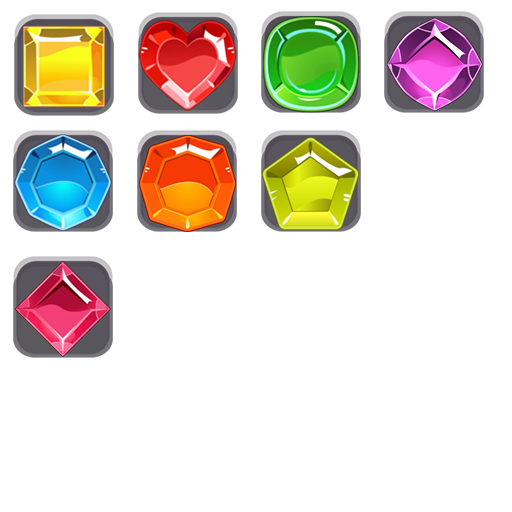
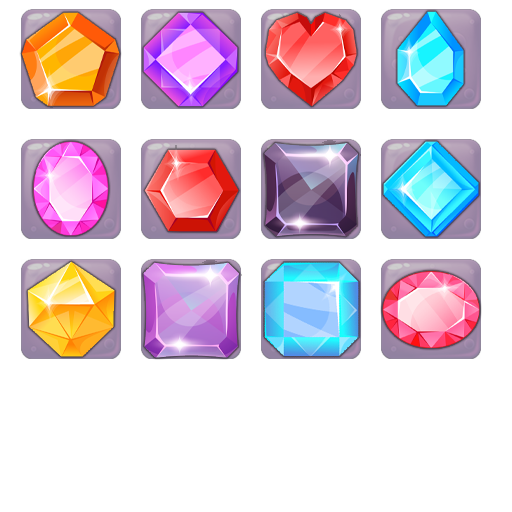
Two versions of the same layered image (512 × 512). Layer-by-layer changes:
added group "Group 1" with 12 layers above "Layer 15 copy 3" over box(21, 11, 480, 358)
added layer "Layer 11" in group "Group 1" over box(263, 261, 360, 357)
added layer "Layer 10" in group "Group 1" over box(142, 260, 242, 358)
added layer "Layer 9" in group "Group 1" over box(27, 261, 115, 357)
added layer "Layer 8" in group "Group 1" over box(383, 141, 479, 237)
added layer "Layer 7" in group "Group 1" over box(263, 140, 361, 237)
added layer "Layer 3" in group "Group 1" over box(265, 12, 357, 107)
added layer "Layer 2" in group "Group 1" over box(143, 12, 238, 107)
added layer "Layer 1" in group "Group 1" over box(21, 12, 120, 108)
renamed "Layer 25" to "Layer 15 copy 3", opacity 100% → 60%, painted on it over box(14, 9, 481, 359)
removed layer "Layer 16 copy 8" (was 70%) over box(13, 256, 113, 358)
removed layer "Layer 23" over box(262, 136, 359, 231)
removed layer "Layer 16 copy 6" (was 70%) over box(261, 130, 361, 232)
removed layer "Layer 22" over box(139, 135, 236, 232)
removed layer "Layer 16 copy 5" (was 70%) over box(137, 130, 237, 232)
removed layer "Layer 21" over box(14, 134, 112, 231)
removed layer "Layer 16" (was 70%) over box(13, 130, 113, 232)
removed layer "Layer 16 copy 4" (was 70%) over box(14, 14, 114, 116)
removed layer "Layer 28" over box(386, 13, 484, 112)
removed layer "Layer 16 copy" (was 70%) over box(384, 11, 484, 113)
removed layer "Layer 18" over box(138, 20, 237, 111)
removed layer "Layer 16 copy 2" (was 70%) over box(138, 12, 238, 114)
removed layer "Layer 26" over box(263, 16, 360, 113)
removed layer "Layer 16 copy 3" (was 70%) over box(261, 11, 361, 113)
…and 5 more changes (4 added, 1 removed)
